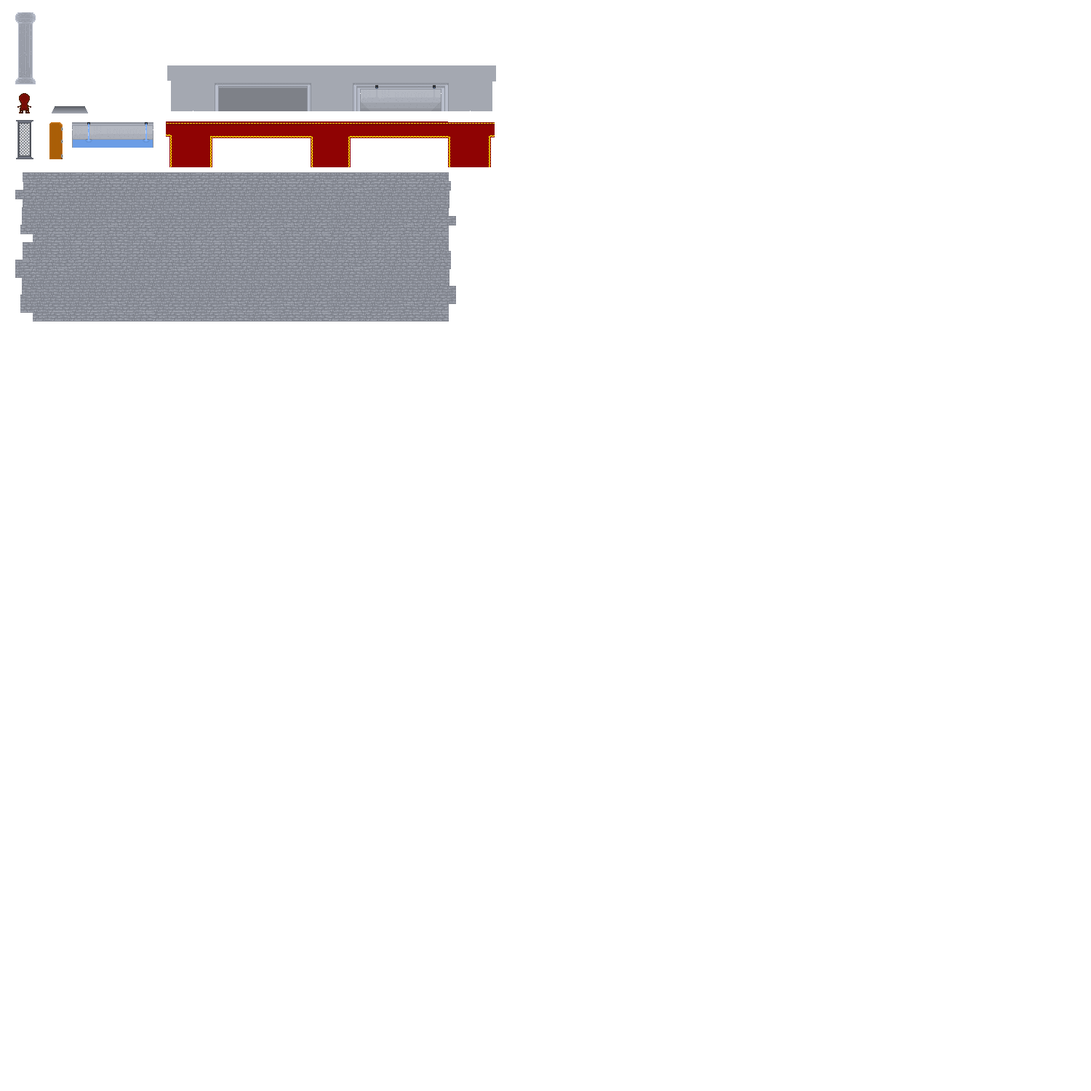
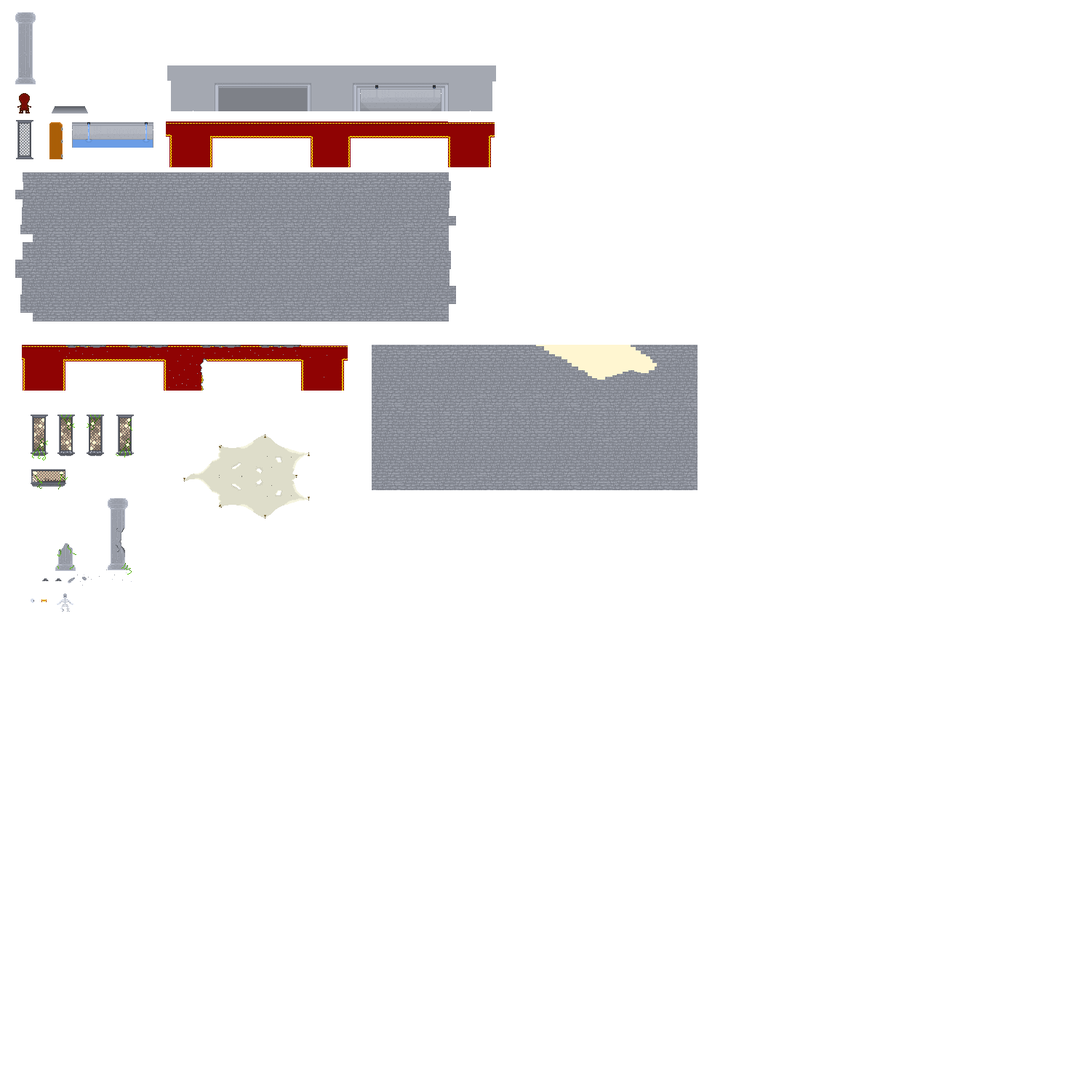
Layered file, before and after one edit (1091x1091). Changes by layer:
added layer "Broken Wall" above "Skeleton" over [371, 344, 698, 491]
added layer "Skeleton" above "Head" over [56, 593, 74, 612]
added layer "Head" above "Crown" over [30, 598, 35, 604]
added layer "Crown" above "Cover Rug copy" over [41, 599, 47, 603]
added layer "Cover Rug copy" above "Foundations" over [183, 434, 310, 519]
added layer "Foundations" (1st of 2) above "Top Window" over [42, 498, 132, 586]
added layer "Top Window" above "Right Window" over [30, 469, 68, 490]
added layer "Right Window" above "Hard Left Window" over [115, 414, 134, 458]
added layer "Hard Left Window" above "Hard Right Window" over [86, 414, 105, 457]
added layer "Hard Right Window" above "Left Window" over [57, 414, 75, 457]
added layer "Left Window" above "Broken Tile Set" over [30, 414, 49, 461]
added layer "Broken Tile Set" above "Floor Tiles Set" over [21, 344, 348, 391]
